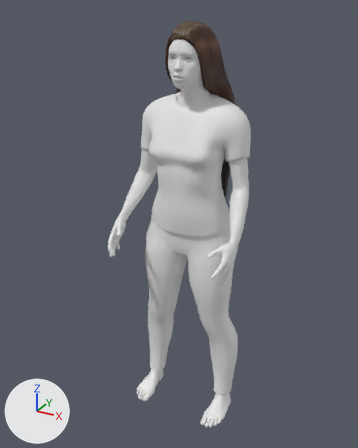
A saved change to the glTF model public/modelos/mujer.glb.
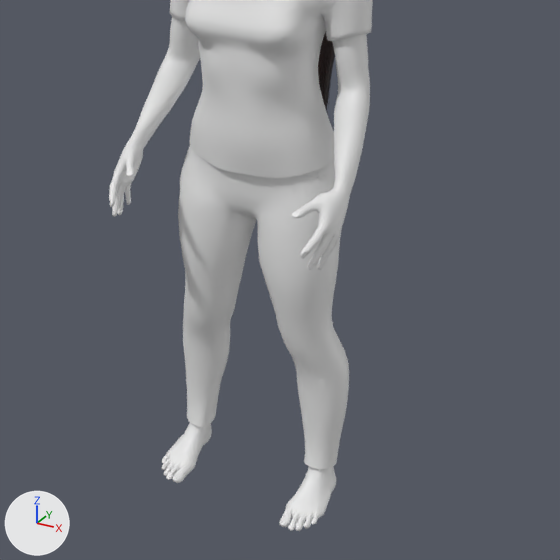
Each version appears first whole from a camera (50 mm lens) standing at (0.832, -1.644, 1.645) and looking at (-0.027, -0.081, 0.863), and next in a close-up on the part from 14% to 98% of the width and 31% to 99% of the height. Arrows for +X, +Y and +Z are at lower left; the lights stay in place. The older version's two pictures come first.

Names of what the first close-up shows: 'camiseta', 'cuerpo', 'pantalon', 'pelo'.
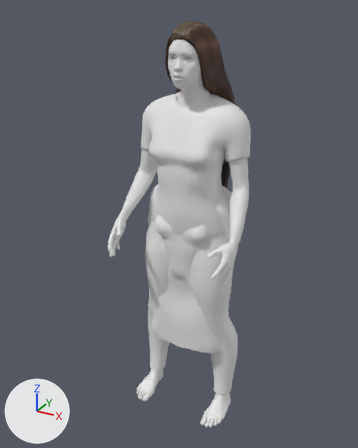
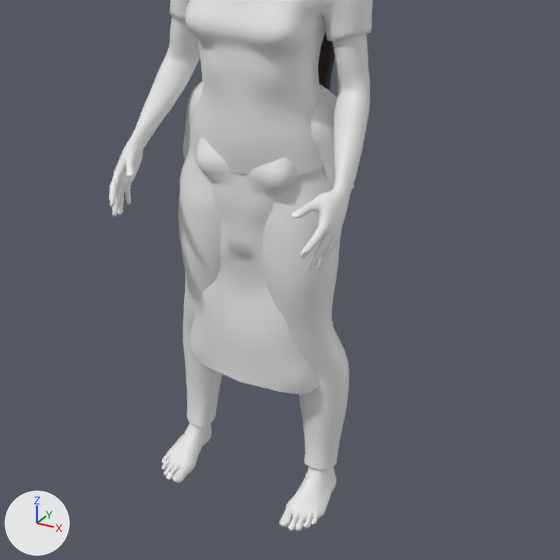
The newer file adds a shape key; the second version is drawn at full value of the shape key 'bajo' of 'vestido', and the change is written as the vertex moves it makes.

Changed parts and their boxes (x1, y1, x2, y2) in the close-ups (560 x 560 px):
'vestido', added
    after: (183, 81, 354, 394)

What the commit changed:
Mesh me_mycenaean_tunic is new.
It has 1371 vertices, 2660 faces and spans x -0.204..0.204, y -0.147..0.089, z 0.316..1.023.
Object 'vestido' (ob_vestido) is new; it shows me_mycenaean_tunic.
Its location is (0.0, 0.0, 0.0).
